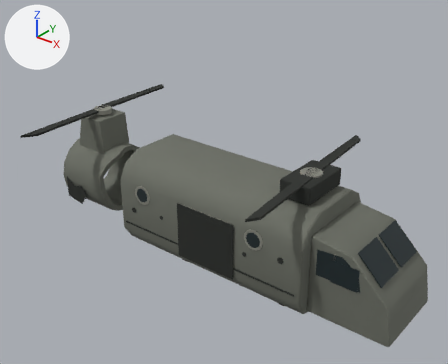
An edit to the Blender file tools/map/crash.blend, drawn before and after from the same camera.
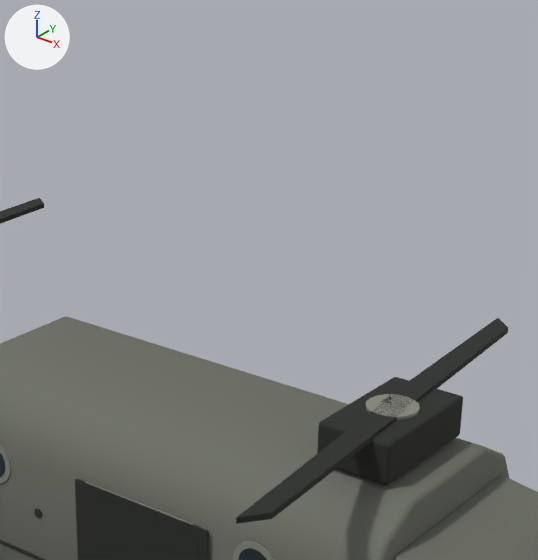
Old and new are each drawn whole from a camera (50 mm lens) standing at (7.94, -11.23, 9.07) and looking at (-0.79, -0.32, 2.31) and again close up on the part from 32% to 83% of the width and 0% to 65% of the height. The axes (+X, +Y, +Z) are drawn at upper left. The lights are the same throughout. The older version's two pictures come first.

Objects in the first close-up: 'helicopter'.
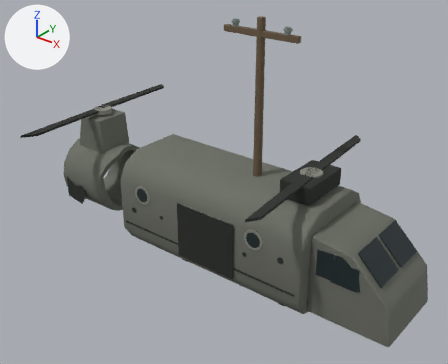
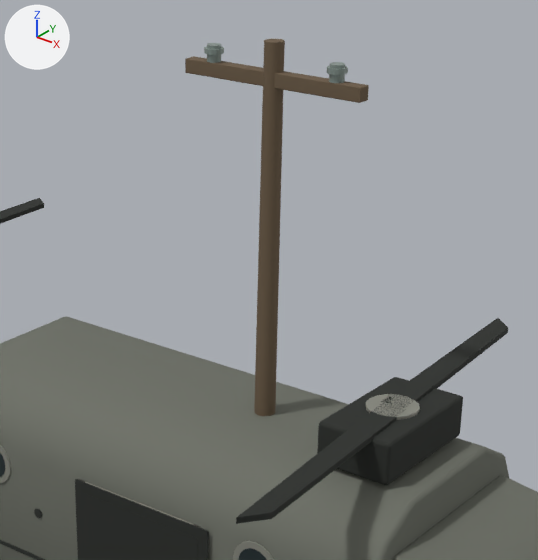
What differs and where, as boxes [x1, y1, x2, y2] in the close-ups (538 x 560 px):
'utility-pole', added: after [185, 39, 369, 416]
    faces in mat_pole_wood (brown #6c5b46): [185, 39, 369, 416]
    faces in mat_pole_insulator (grey #82908a): [204, 43, 348, 83]

The change, as a diff of the scene's bpy script:
```diff
--- a/tools/map/crash.blend.py
+++ b/tools/map/crash.blend.py
@@ mat_pole_insulator @@
+mat_pole_insulator = principled_material('pole.insulator')
+mat_pole_insulator.base_color = (0.223, 0.279, 0.254)  # grey #82908a
+mat_pole_insulator.roughness = 0.3
@@ mat_pole_wood @@
+mat_pole_wood = principled_material('pole.wood')
+mat_pole_wood.base_color = (0.15, 0.105, 0.0612)  # brown #6c5b46
+mat_pole_wood.roughness = 0.9
@@ mat_pole_metal @@
+mat_pole_metal = principled_material('pole.metal')
+mat_pole_metal.base_color = (0.0595, 0.063, 0.0529)  # dark grey #454741
+mat_pole_metal.metallic = 0.3
+mat_pole_metal.roughness = 0.8
@@ me_utility_pole @@
+me_utility_pole.from_pydata(...)  # 200 vertices, 246 faces; spans x -1.0..1.0, y -0.15..0.15, z 0.0..6.4
+# faces by material slot: [86, 32, 128]
+me_utility_pole.materials.append(mat_pole_wood)  # brown #6c5b46
+me_utility_pole.materials.append(mat_pole_metal)  # dark grey #454741
+me_utility_pole.materials.append(mat_pole_insulator)  # grey #82908a
@@ ob_utility_pole @@
+ob_utility_pole = bpy.data.objects.new('utility-pole', me_utility_pole)
+ob_utility_pole.location = (0.0, 0.0, 0.0)
```
